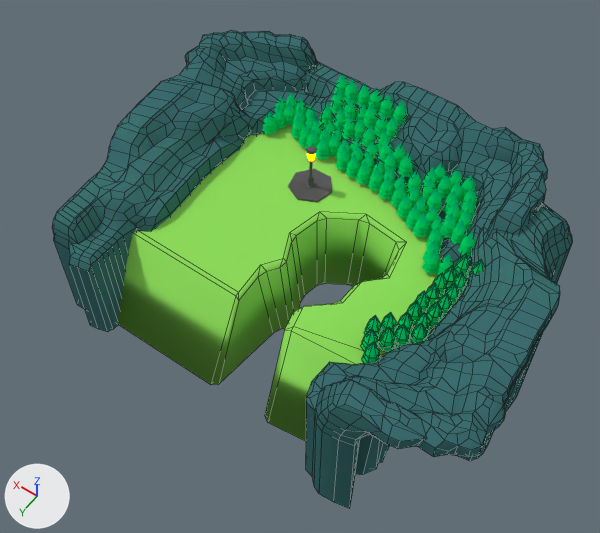
The Blender file assets/mod/wippa.blend as it was, and as the next commit left it.
Both versions are drawn from a 50 mm camera at (-50.6, 74.6, 79.7) aimed at (-12.1, 20.6, -5.1). The axes (+X, +Y, +Z) are drawn at lower left. The lights are the same throughout. Mesh edges are drawn as thin lines on the coarser meshes.

Objects in the first picture: 'Cube', 'Mball.001', 'Mball.002', 'Mball.040', 'cylinder.003'.
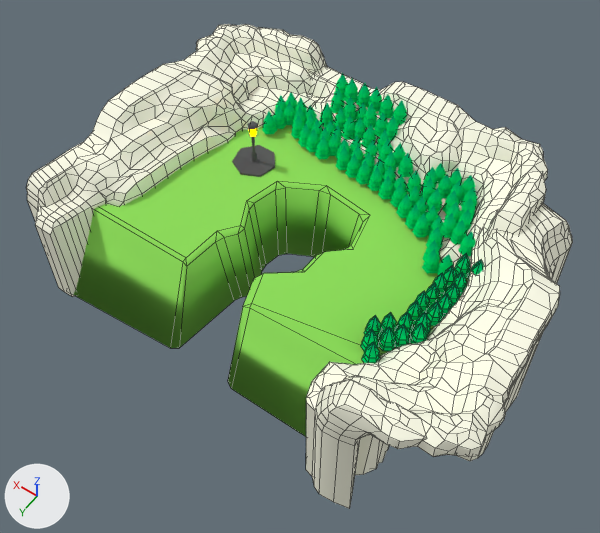
Pixel boxes [x1, y1, x2, y2] of what changed, in the pictures (600 x 533 px):
```json
{"object": "Cube", "change": "reshaped", "before": [117, 125, 469, 441], "after": [73, 125, 469, 437], "on screen": "12% wider"}
{"object": "Mball.002", "change": "surface changed, moved, turned", "before": [52, 30, 317, 332], "after": [26, 24, 327, 297], "on screen": "cyan to white"}
{"part": 2, "of": "me_mesh", "change": "surface changed", "before": [305, 62, 548, 267], "after": [306, 66, 548, 267], "on screen": "cyan to white"}
{"part": 3, "of": "me_mesh_001", "change": "surface changed", "before": [306, 204, 573, 509], "after": [306, 204, 573, 509], "on screen": "cyan to white"}
```

Edits to the scene script, one JSON object a line:
```json
{"block": "me_cube", "where": "# used by ob_cube; location = (-14.4, 17.0, 0.1); scale = (19.7, 15.6, 1.0)"}
{"op": "remove", "block": "me_cube", "code": "me_cube.from_pydata(...)  # 96 vertices, 98 faces; spans x -1.35..1.33, y -1.04..1.37, z -11.93..1.0"}
{"op": "add", "block": "me_cube", "code": "me_cube.from_pydata(...)  # 96 vertices, 98 faces; spans x -1.35..1.52, y -1.04..1.37, z -11.93..1.0"}
{"block": "me_cube", "change": "me_cube part 1: 78 of 96 vertices moved; they spanned x -0.51..1.33, y -0.27..1.37, z -11.93..1.0 and now span x -0.21..1.52, y -0.34..1.37, z -11.93..1.0; mean shift (0.34, -0.06, 0.03); largest move (0.13, 1.0, 0.37) -> (0.55, 0.97, 0.48)"}
{"block": "me_mesh", "where": "me_mesh.from_pydata(...)  # 847 vertices, 846 faces; spans x -17.9..6.8, y -2.9..8.6, z -1.2..4.3"}
{"block": "me_mesh", "where": "# used by ob_mball_040; location = (-4.7, -0.3, 1.0); scale = (1.72, 1.72, 1.72)"}
{"block": "me_mesh", "change": "me_mesh part 2: texture (UV) coordinates of 846 of 846 faces, centred in x -17.9..6.8, y -2.8..8.5, z -1.2..4.2, changed; they spanned u 0.12..0.13, v 0.04..0.04 and now span u 0.24..0.25, v 0.04..0.04"}
{"block": "me_mesh_001", "where": "me_mesh_001.from_pydata(...)  # 847 vertices, 846 faces; spans x -17.9..6.8, y -2.7..8.6, z -10.2..4.3"}
{"block": "me_mesh_001", "where": "# used by ob_mball_001; location = (-39.4, 10.0, 1.0); rotation_euler = (0.0, 0.0, -1.551), in degrees (0, 0, -89); scale = (1.72, 1.72, 1.72)"}
{"block": "me_mesh_001", "change": "me_mesh_001 part 3: texture (UV) coordinates of 846 of 846 faces, centred in x -17.9..6.8, y -2.7..8.5, z -10.1..4.3, changed; they spanned u 0.12..0.13, v 0.04..0.04 and now span u 0.24..0.25, v 0.04..0.04"}
{"block": "me_mesh_002", "where": "me_mesh_002.from_pydata(...)  # 847 vertices, 846 faces; spans x -17.7..7.7, y -3.0..10.2, z -8.7..4.3"}
{"block": "me_mesh_002", "where": "# used by ob_mball_002; location = (10.1, 27.3, 1.0); rotation_euler = (0.0, 0.0, 1.827), in degrees (0, 0, 105); scale = (1.72, 1.72, 1.72)"}
{"block": "me_mesh_002", "change": "me_mesh_002 part 4: texture (UV) coordinates of 846 of 846 faces, centred in x -17.6..7.7, y -3.0..10.2, z -8.7..4.2, changed; they spanned u 0.12..0.13, v 0.04..0.04 and now span u 0.24..0.25, v 0.04..0.04"}
{"op": "set", "path": "ob_mball_002.location", "old": "(10.1, 27.3, 1.0)", "new": "(15.2, 25.2, 1.0)"}
{"op": "set", "path": "ob_mball_002.rotation_euler", "old": "(0.0, 0.0, 1.827)", "new": "(0.0, 0.0, 1.609)", "note": "degrees (0, 0, 105) -> degrees (0, 0, 92)"}
```
